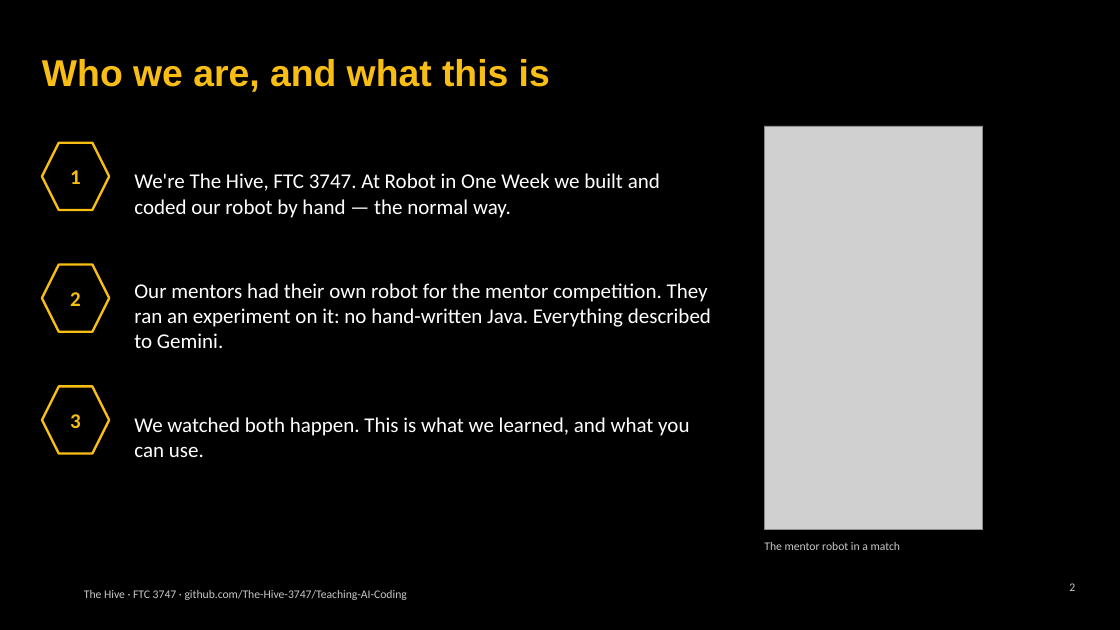
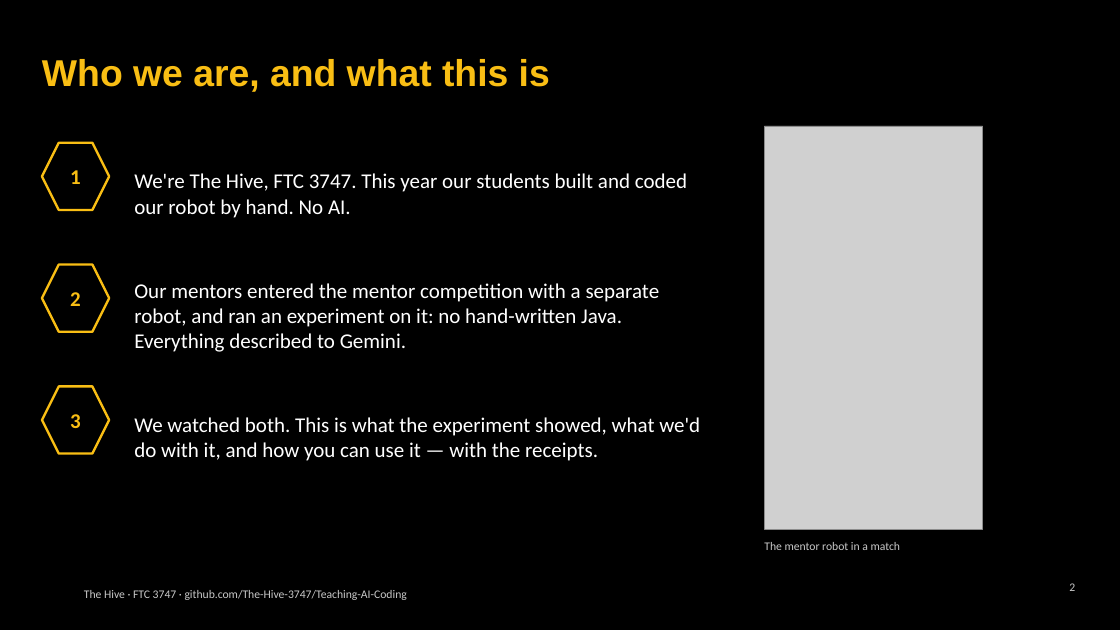
Before and after one commit to The-Hive-3747/Teaching-AI-Coding, a slide deck: slide 2 of slides/kickoff.pptx. Drawn at 1120x630 pixels with LibreOffice and Linux fonts; fonts in the diff are those of the drawing; grey boxes stand for pictures; background and template pictures are left out. Boxes give left, top, right and bottom in pixels: in the first picture for what was removed or moved away, otherwise in the second. Text is boxed around its words. In the diff, an @@ line names an element or a change of style, - is before the commit and + after.

```diff
--- a/slides/kickoff.pptx
+++ b/slides/kickoff.pptx
@@ text at box(134, 173, 687, 218): text changed @@
-We're The Hive, FTC 3747. At Robot in One Week we built and coded our robot by hand — the normal way.
+We're The Hive, FTC 3747. This year our students built and coded our robot by hand. No AI.
@@ text at box(134, 283, 660, 352): text changed @@
-Our mentors had their own robot for the mentor competition. They ran an experiment on it: no hand-written Java. Everything described to Gemini.
+Our mentors entered the mentor competition with a separate robot, and ran an experiment on it: no hand-written Java. Everything described to Gemini.
@@ text at box(134, 417, 700, 461): text changed @@
-We watched both happen. This is what we learned, and what you can use.
+We watched both. This is what the experiment showed, what we'd do with it, and how you can use it — with the receipts.
```
Also in this commit, not shown: 3 other slides changed, 1 slide added, 1 slide removed, 5 other files.
